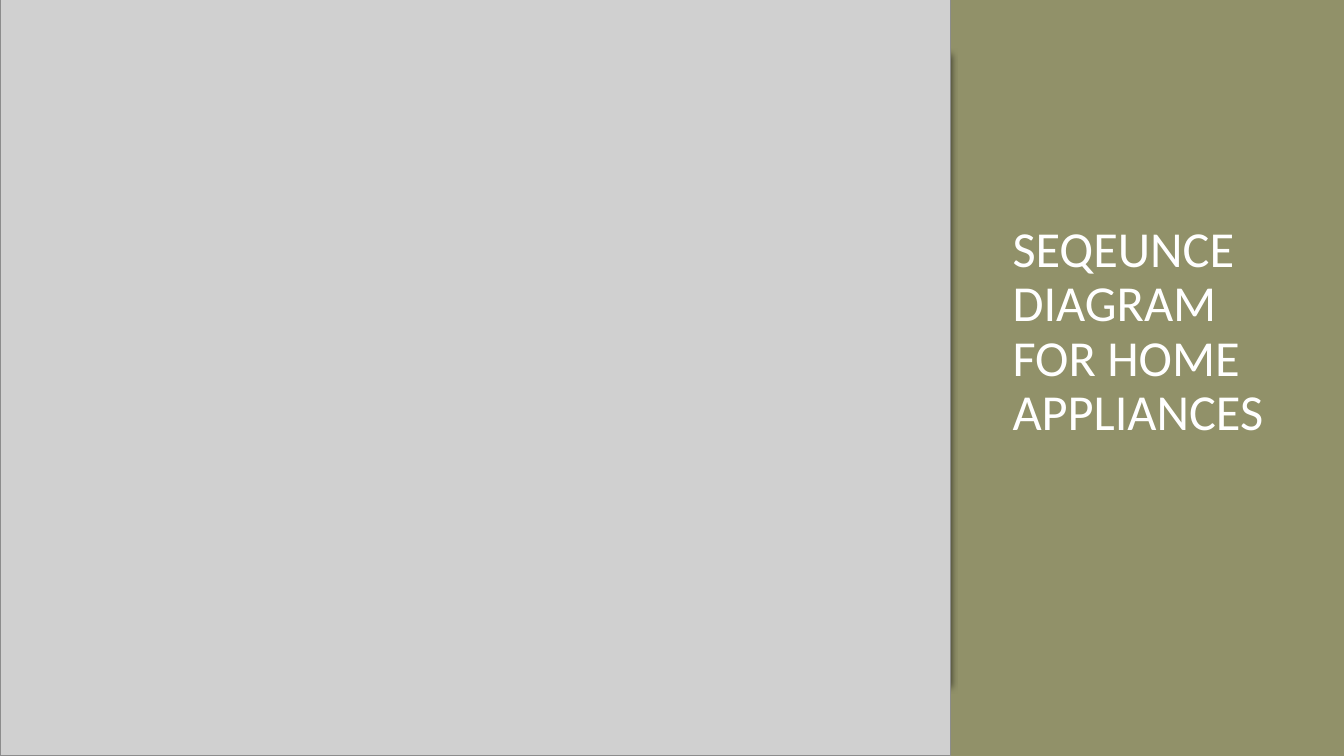
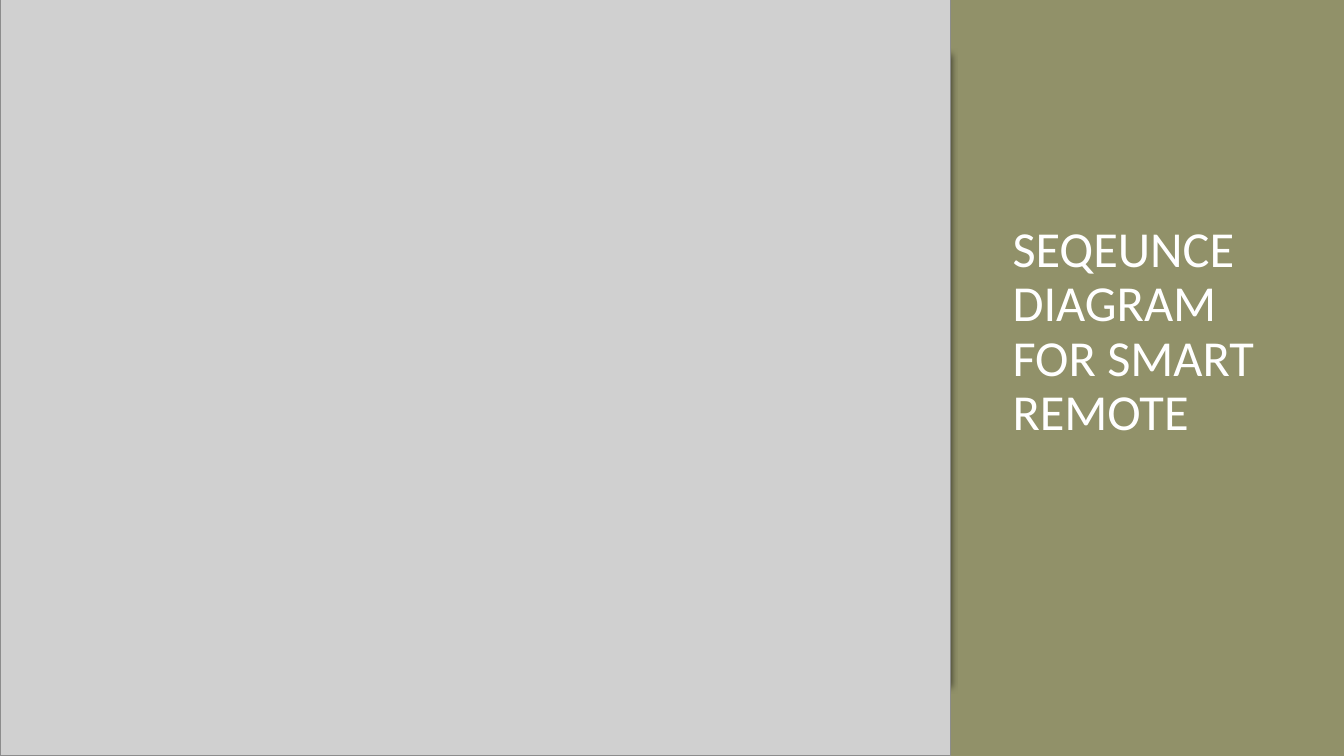
Before and after one commit to Microcontroller-Team-1/winter20-21, a slide deck: slide 7 of Project_Week_7&8/Precise Analysis.pptx (slide 4 before the commit). Drawn at 1344x756 pixels with LibreOffice and Linux fonts; fonts in the diff are those of the drawing; grey boxes stand for pictures. Boxes give left, top, right and bottom in pixels: in the first picture for what was removed or moved away, otherwise in the second. Text is boxed around its words. In the diff, an @@ line names an element or a change of style, - is before the commit and + after.

```diff
--- a/Project_Week_7&8/Precise Analysis.pptx
+++ b/Project_Week_7&8/Precise Analysis.pptx
@@ title at bbox=[1013, 234, 1254, 431]: text changed @@
-SEQEUNCE DIAGRAM FOR HOME APPLIANCES
+SEQEUNCE DIAGRAM FOR SMART REMOTE
```
Also in this commit, not shown: 1 slide added.
